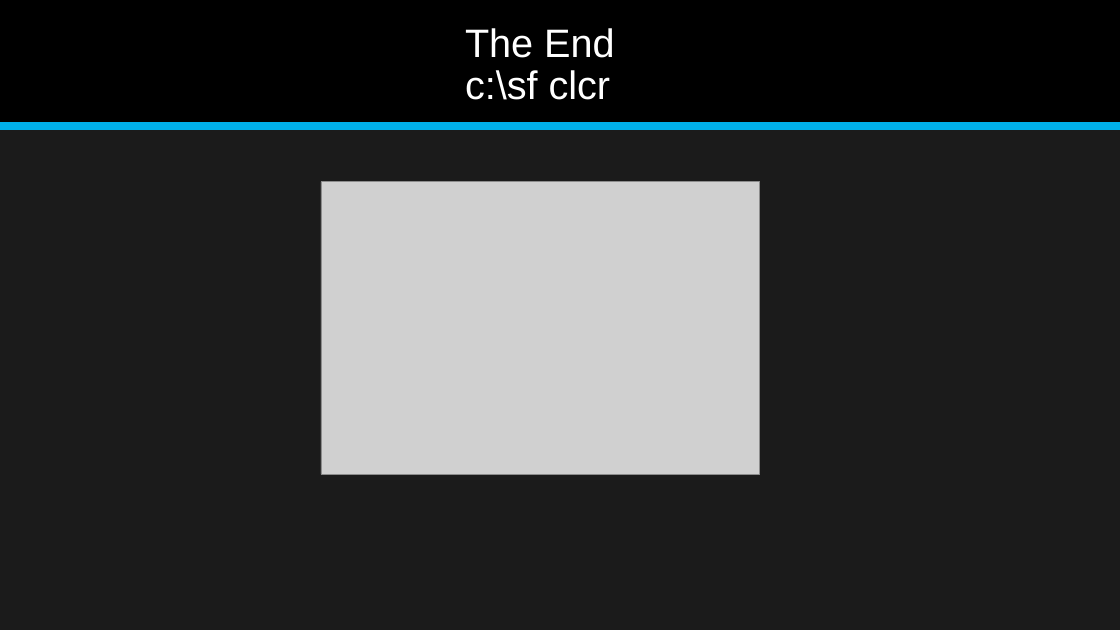
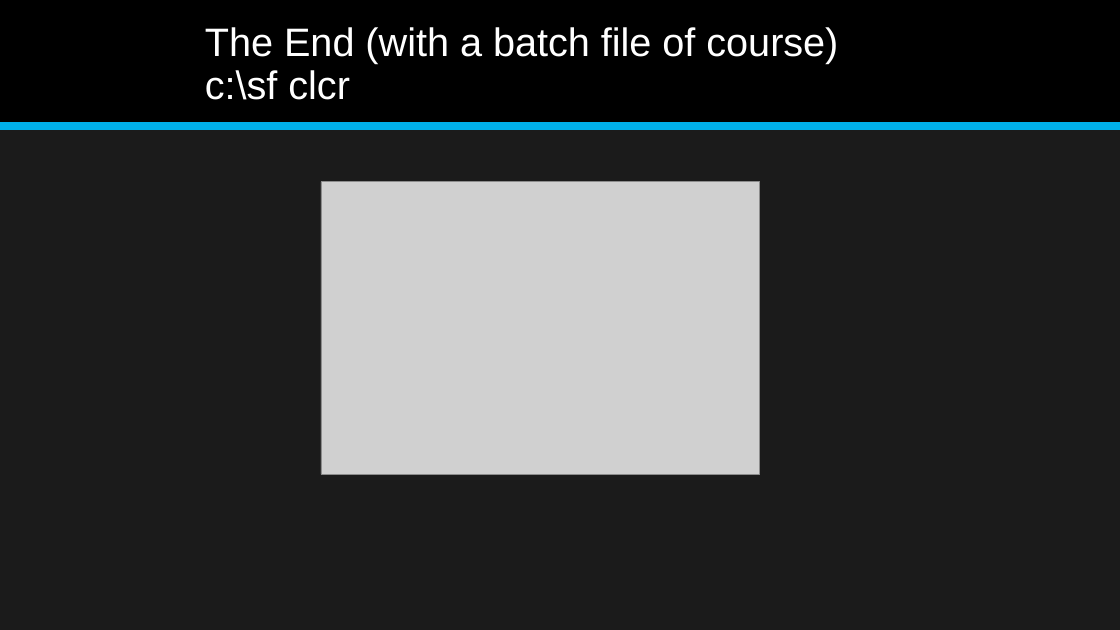
Before and after one commit to jonathan-r-jones/Composable-Batch-Files, a slide deck: slide 7 of Composable Batch File Helper.pptx. Drawn at 1120x630 pixels with LibreOffice and Linux fonts; fonts in the diff are those of the drawing; grey boxes stand for pictures. Boxes give left, top, right and bottom in pixels: in the first picture for what was removed or moved away, otherwise in the second. Text is boxed around its words. In the diff, an @@ line names an element or a change of style, - is before the commit and + after.

```diff
--- a/Composable Batch File Helper.pptx
+++ b/Composable Batch File Helper.pptx
@@ title at (205,27,838,100): text changed @@
-The End
-c:\sf clcr
+The End (with a batch file of course)
+c:\sf clcr
```
Also in this commit, not shown: 1 other file.
